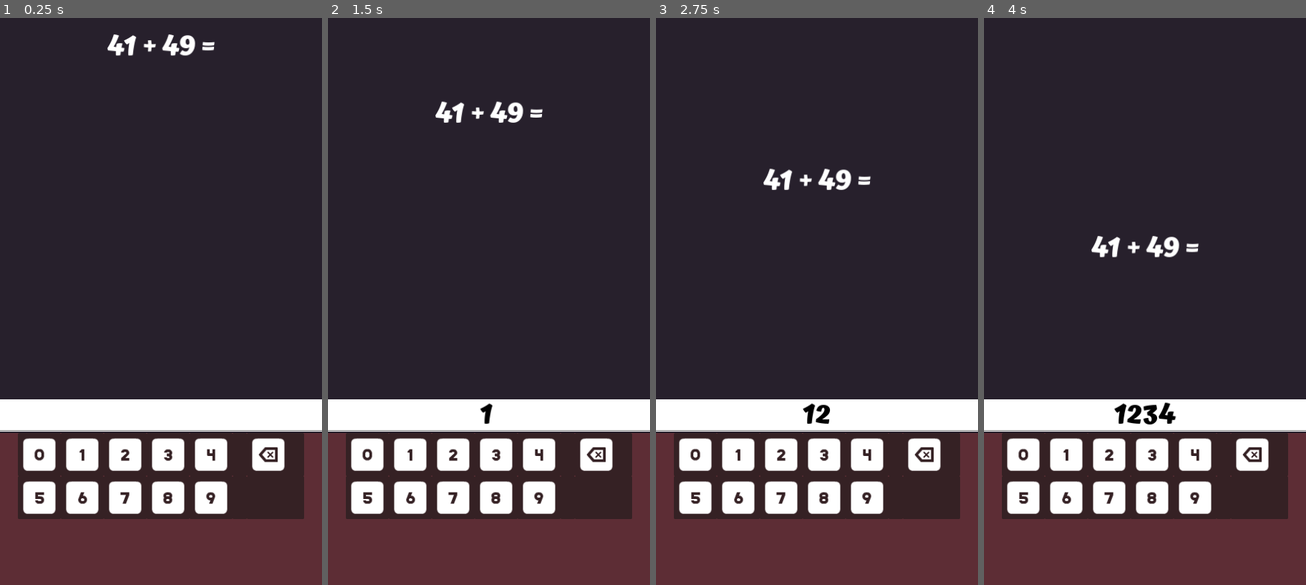
Above: before the commit, frames 1-4 (left to right).
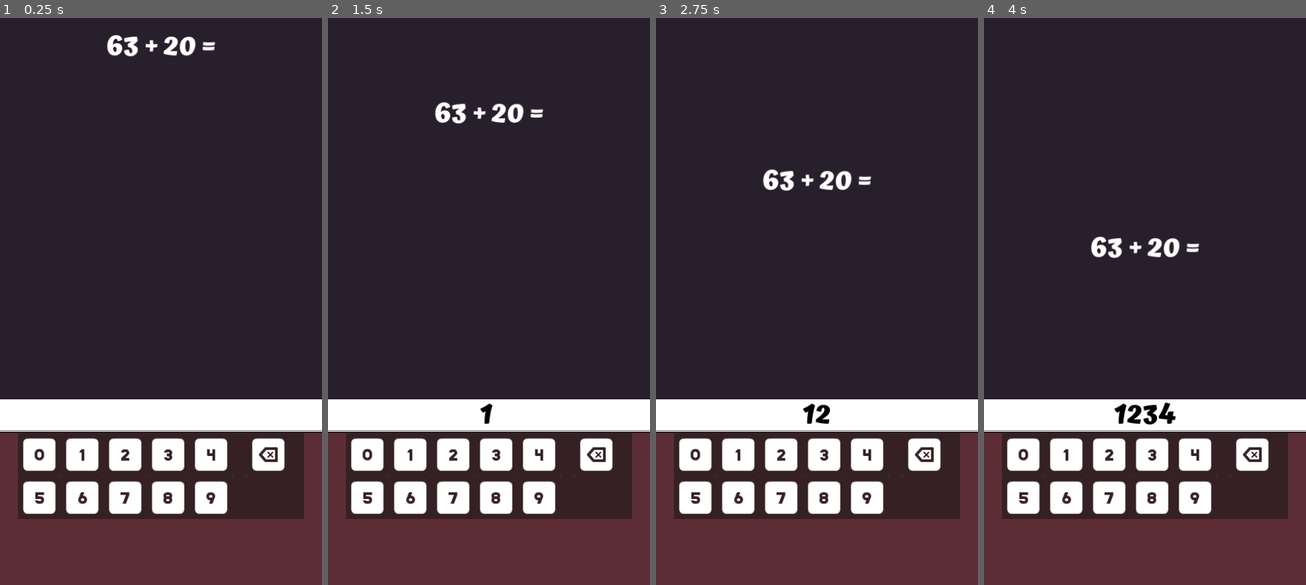
Above: after the commit, the same moments.

Repository: bbrieber/fxc_school_game
Game: Godot game, scene res://scenes/speed_math.tscn
Same seed, same stepped clock (60 frames per second), same inputs: the game is played once before the commit and once after it.
Inputs (mouse positions are in pixels of both pictures, inside the frame that each line leads up to):
- Up to frame 1 (0.25 s): no input
- Up to frame 2 (1.5 s): click (366, 454) at 0.5 s; click (411, 454) at 1.25 s
- Up to frame 3 (2.75 s): click (781, 454) at 2 s
- Up to frame 4 (4 s): click (1151, 454) at 2.75 s; click (1196, 454) at 3.5 s

The runs differ from the first frame. In frame 1, 0.4% of the frame differs, in the area x 33-67%, y 2-7%; in frame 2, 0.4%; in frame 3, 0.5%, in the area x 33-67%, y 26-31%; in frame 4, 0.5%.

Commit message:
addded randomness iterations

Diff:
--- a/fxc_school_game/scripts/math_formular_actor.gd
+++ b/fxc_school_game/scripts/math_formular_actor.gd
@@ -26,6 +26,8 @@
 
 @export var formular_holder : Control
 
+@export_range(1,100) var iterations : int = 5
+
 
 var locked :bool = false
 var result:int = -1
@@ -36,14 +38,20 @@
 
 func _ready() -> void:
 
-	var x1 = rng.randi_range(0, max_number)
-	var x2 = rng.randi_range(0, max_number-x1)
+	var x1 = get_random_number(0, max_number)
+	var x2 = get_random_number(0, max_number-x1)
 	result = x1+x2
 
 	var lbl := formular_holder.get_child(0) as Label
 	lbl.text = "%d + %d =" % [x1,x2]
 	pass # Replace with function body.
 
+
+func get_random_number(from:int,to:int)->int:
+	var num :int = 0
+	for i in range(iterations):
+		num += rng.randi_range(from, to)
+	return num / iterations
 
 # Called every frame. 'delta' is the elapsed time since the previous frame.
 func _process(delta: float) -> void:
